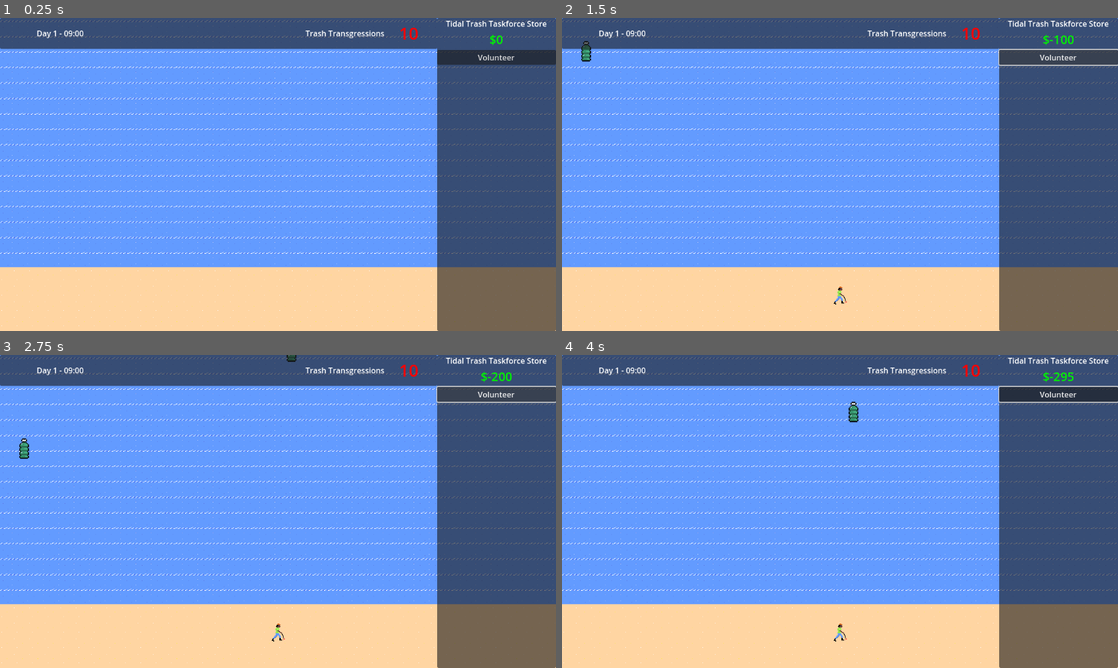
Above: before the commit, frames 1-4 (two rows, left to right).
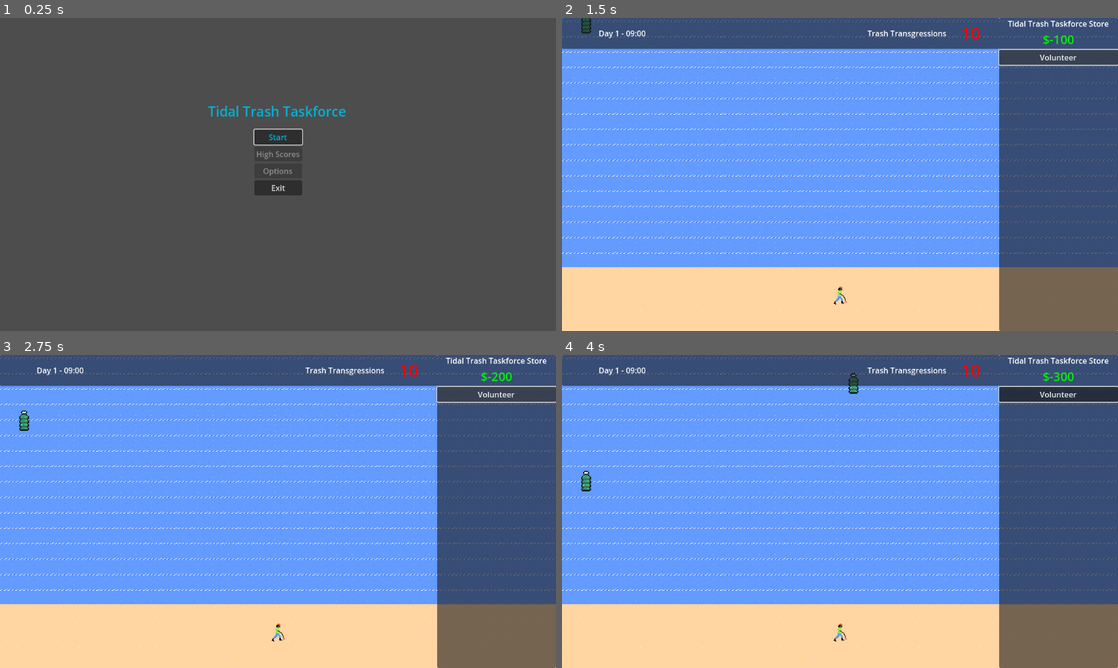
Above: after the commit, the same moments.

Repository: BlazingNeutron/calmbeforestorm
Game: Godot game, scene res://scenes/menu.tscn
The game is run twice, just before and just after one commit, with the same random seed, the same clock (stepped at 60 frames per second) and the same inputs. Before the commit the project starts from res://scenes/game.tscn. Sound files missing from this copy of the repository are replaced by a short silence.
Inputs (mouse positions are in pixels of both pictures, inside the frame that each line leads up to):
- Up to frame 1 (0.25 s): no input
- Up to frame 2 (1.5 s): click (840, 136) at 0.5 s, where only the run after the commit has a clickable "Start"; click "Volunteer" at 1.25 s
- Up to frame 3 (2.75 s): click "Volunteer" at 2 s
- Up to frame 4 (4 s): click "Volunteer" at 2.75 s; move the mouse to (584, 486) at 3.52 s; click (584, 486) at 3.6 s

The runs differ from the first frame. In frame 1, 100% of the frame differs, in the area x 0-100%, y 0-100%; in frame 2, 0.2%; in frame 3, 0.2%; in frame 4, 0.4%.

Commit message:
Main menu initial
- Added Main menu scene
- Created Menu Theme
- Set default load scene to main menu

Diff:
--- /dev/null
+++ b/assets/Menu_Theme.tres
@@ -0,0 +1,10 @@
+[gd_resource type="Theme" format=3 uid="uid://dh1v3rke5y04p"]
+
+[resource]
+Button/colors/font_focus_color = Color(0, 0.705882, 0.847059, 1)
+Button/colors/font_hover_color = Color(0, 0.705882, 0.847059, 1)
+Button/colors/font_hover_pressed_color = Color(0, 0.667385, 0.957389, 1)
+Button/colors/font_pressed_color = Color(0, 0.666667, 0.956863, 1)
+RichTextLabel/colors/default_color = Color(0, 0.705882, 0.847059, 1)
+RichTextLabel/colors/font_outline_color = Color(0, 0, 0, 1)
+RichTextLabel/font_sizes/normal_font_size = 28
--- a/project.godot
+++ b/project.godot
@@ -11,7 +11,7 @@
 [application]
 
 config/name="calmbeforestorm"
-run/main_scene="res://scenes/game.tscn"
+run/main_scene="res://scenes/menu.tscn"
 config/features=PackedStringArray("4.3", "Forward Plus")
 config/icon="res://icon.svg"
 
--- /dev/null
+++ b/scenes/menu.tscn
@@ -0,0 +1,72 @@
+[gd_scene load_steps=3 format=3 uid="uid://dsf416lrgrmld"]
+
+[ext_resource type="Script" path="res://scripts/menu.gd" id="1_hvyrn"]
+[ext_resource type="Theme" uid="uid://dh1v3rke5y04p" path="res://assets/Menu_Theme.tres" id="2_c2dds"]
+
+[node name="Menu" type="Control"]
+layout_mode = 3
+anchors_preset = 8
+anchor_left = 0.5
+anchor_top = 0.5
+anchor_right = 0.5
+anchor_bottom = 0.5
+grow_horizontal = 2
+grow_vertical = 2
+size_flags_horizontal = 0
+script = ExtResource("1_hvyrn")
+
+[node name="Title" type="RichTextLabel" parent="."]
+layout_mode = 0
+offset_left = -145.0
+offset_top = -150.0
+offset_right = 145.0
+offset_bottom = 250.0
+theme = ExtResource("2_c2dds")
+bbcode_enabled = true
+text = "Tidal Trash Taskforce"
+fit_content = true
+
+[node name="VBoxContainer" type="VBoxContainer" parent="."]
+layout_mode = 1
+anchors_preset = 8
+anchor_left = 0.5
+anchor_top = 0.5
+anchor_right = 0.5
+anchor_bottom = 0.5
+offset_left = -49.5
+offset_top = -93.0
+offset_right = 49.5
+offset_bottom = 93.0
+grow_horizontal = 2
+grow_vertical = 2
+theme = ExtResource("2_c2dds")
+
+[node name="Start" type="Button" parent="VBoxContainer"]
+layout_mode = 2
+focus_neighbor_top = NodePath("../Exit")
+focus_neighbor_bottom = NodePath("../Exit")
+theme = ExtResource("2_c2dds")
+text = "Start"
+
+[node name="High Scores" type="Button" parent="VBoxContainer"]
+layout_mode = 2
+theme = ExtResource("2_c2dds")
+disabled = true
+text = "High Scores
+"
+
+[node name="Options" type="Button" parent="VBoxContainer"]
+layout_mode = 2
+theme = ExtResource("2_c2dds")
+disabled = true
+text = "Options"
+
+[node name="Exit" type="Button" parent="VBoxContainer"]
+layout_mode = 2
+focus_neighbor_top = NodePath("../Start")
+focus_neighbor_bottom = NodePath("../Start")
+theme = ExtResource("2_c2dds")
+text = "Exit"
+
+[connection signal="pressed" from="VBoxContainer/Start" to="." method="_on_start_pressed"]
+[connection signal="pressed" from="VBoxContainer/Exit" to="." method="_on_exit_pressed"]
--- /dev/null
+++ b/scripts/menu.gd
@@ -0,0 +1,15 @@
+extends Control
+
+# Called when the node enters the scene tree for the first time.
+func _ready() -> void:
+	$VBoxContainer/Start.grab_focus()
+
+# Called every frame. 'delta' is the elapsed time since the previous frame.
+func _process(delta: float) -> void:
+	pass
+
+func _on_start_pressed() -> void:
+	get_tree().change_scene_to_file("res://scenes/game.tscn")
+
+func _on_exit_pressed() -> void:
+	get_tree().quit()
